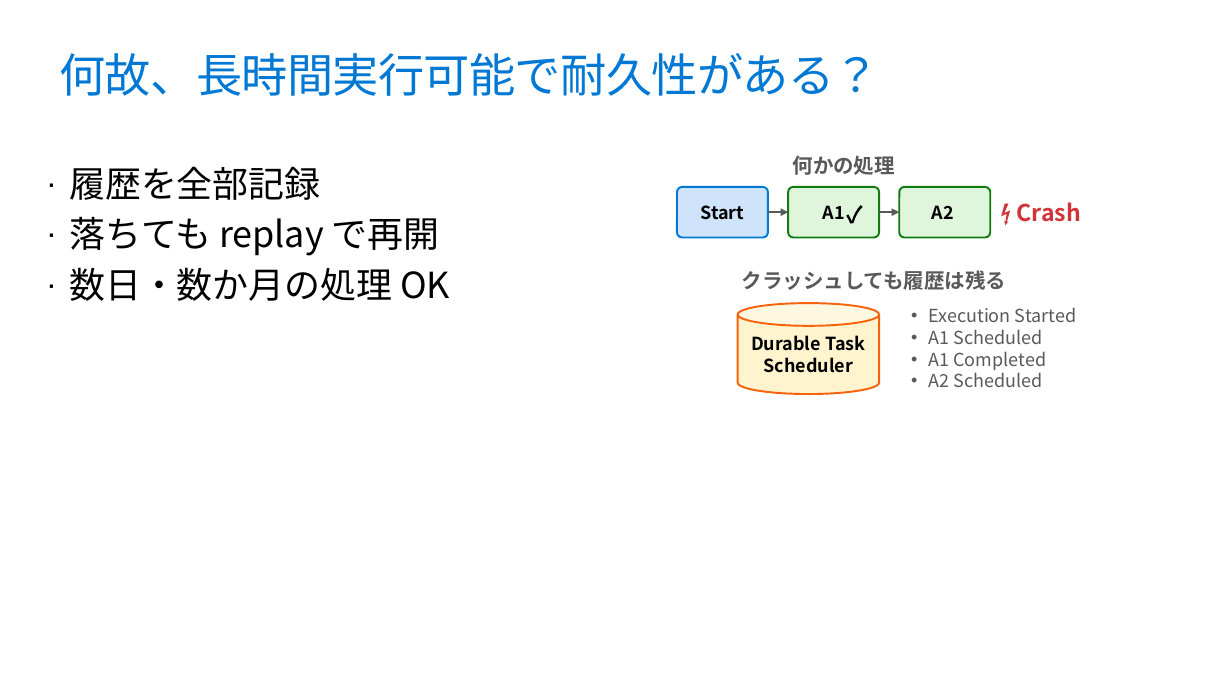
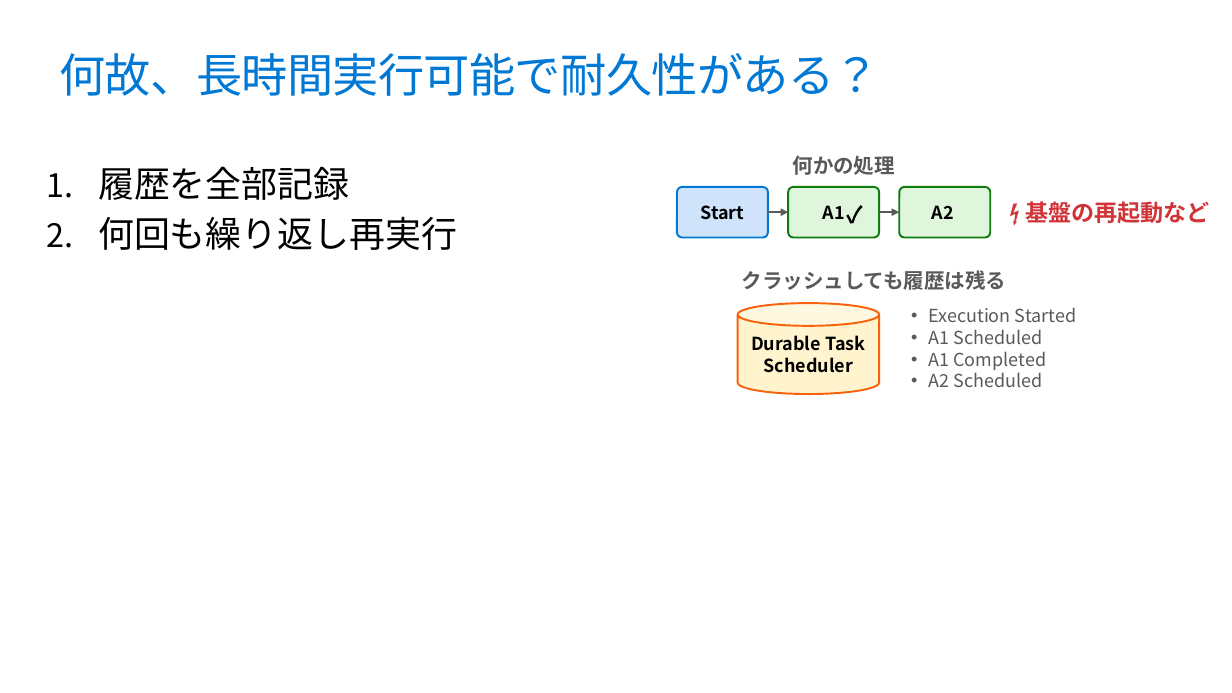
Before and after one commit to runceel/yonayona-durable, a slide deck: slide 12 of slides/slides.pptx (slide 11 before the commit). Drawn at 1232x693 pixels with LibreOffice and Linux fonts; fonts in the diff are those of the drawing; background and template pictures are left out. Boxes give left, top, right and bottom in pixels: in the first picture for what was removed or moved away, otherwise in the second. Text is boxed around its words. In the diff, an @@ line names an element or a change of style, - is before the commit and + after.

```diff
--- a/slides/slides.pptx
+++ b/slides/slides.pptx
@@ text at bbox=[98, 166, 349, 200]: bullet · to 1. @@
@@ text at bbox=[1025, 201, 1210, 223]: text changed @@
-⚡ Crash
+⚡ 基盤の再起動など
@@ text at bbox=[98, 216, 457, 250]: text changed @@
-· 落ちても replay で再開
-· 数日・数か月の処理 OK
+2. 何回も繰り返し再実行
```
Also in this commit, not shown: 10 other slides changed, 3 slides added, 2 slides removed, 4 other files.
